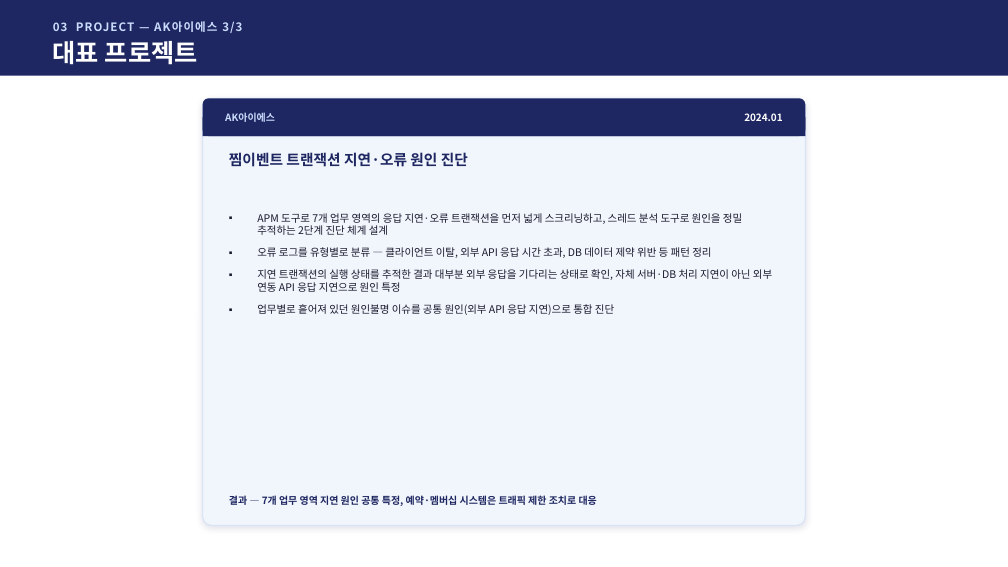
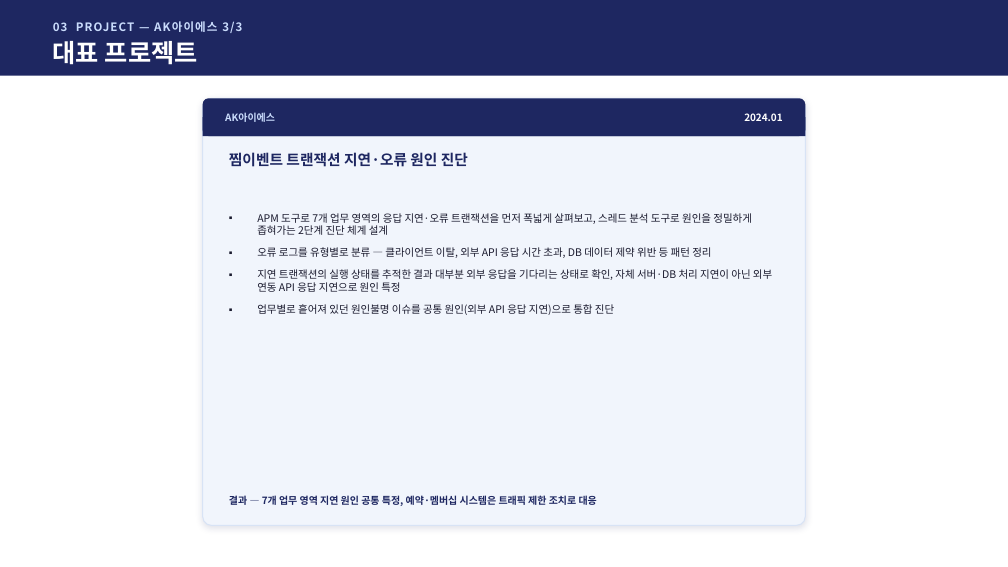
Before and after one commit to jtkdy/devops-portfolio, a slide deck: slide 8 of 포트폴리오_정상윤_2026_v2.pptx. Drawn at 1008x567 pixels with LibreOffice and Linux fonts; fonts in the diff are those of the drawing. Boxes give left, top, right and bottom in pixels: in the first picture for what was removed or moved away, otherwise in the second. Text is boxed around its words. In the diff, an @@ line names an element or a change of style, - is before the commit and + after.

```diff
--- a/포트폴리오_정상윤_2026_v2.pptx
+++ b/포트폴리오_정상윤_2026_v2.pptx
@@ text at [257, 213, 752, 235]: text changed @@
-▪ APM 도구로 7개 업무 영역의 응답 지연·오류 트랜잭션을 먼저 넓게 스크리닝하고, 스레드 분석 도구로 원인을 정밀 추적하는 2단계 진단 체계 설계
+▪ APM 도구로 7개 업무 영역의 응답 지연·오류 트랜잭션을 먼저 폭넓게 살펴보고, 스레드 분석 도구로 원인을 정밀하게 좁혀가는 2단계 진단 체계 설계
```
Also in this commit, not shown: 2 other files.
